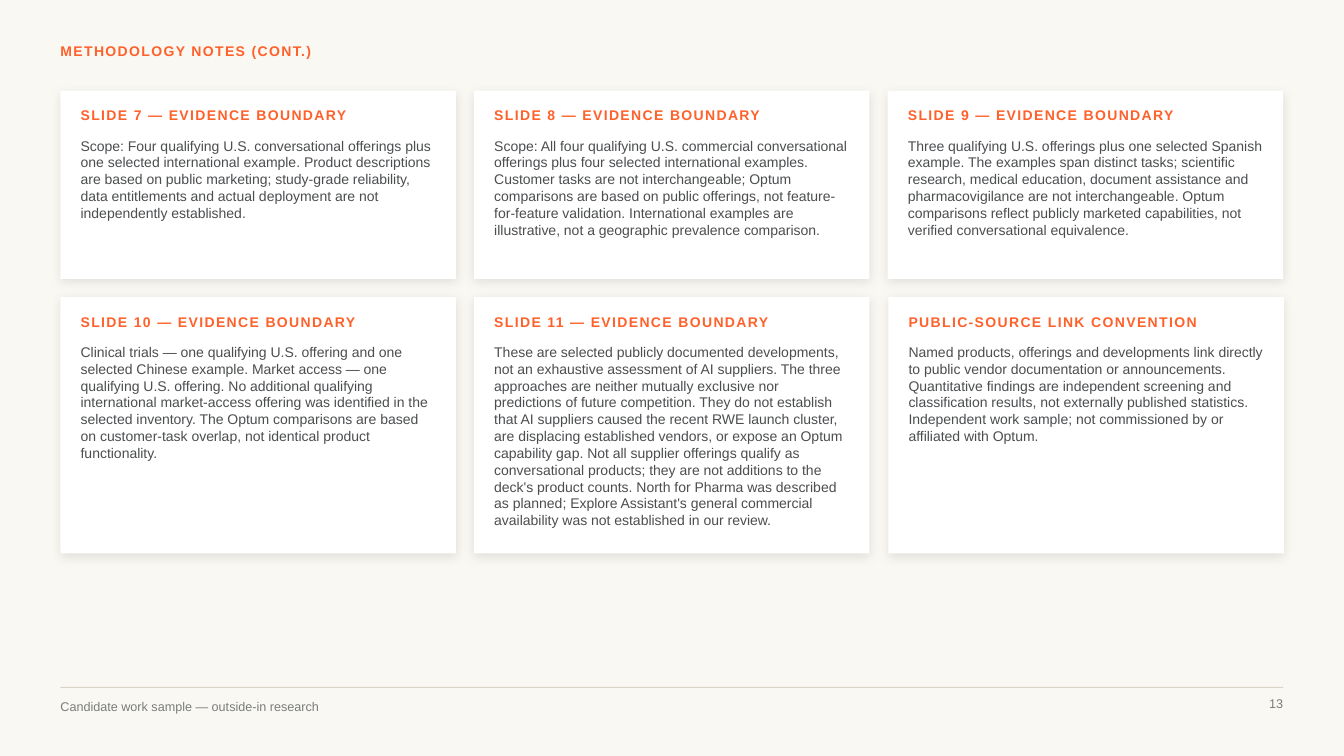
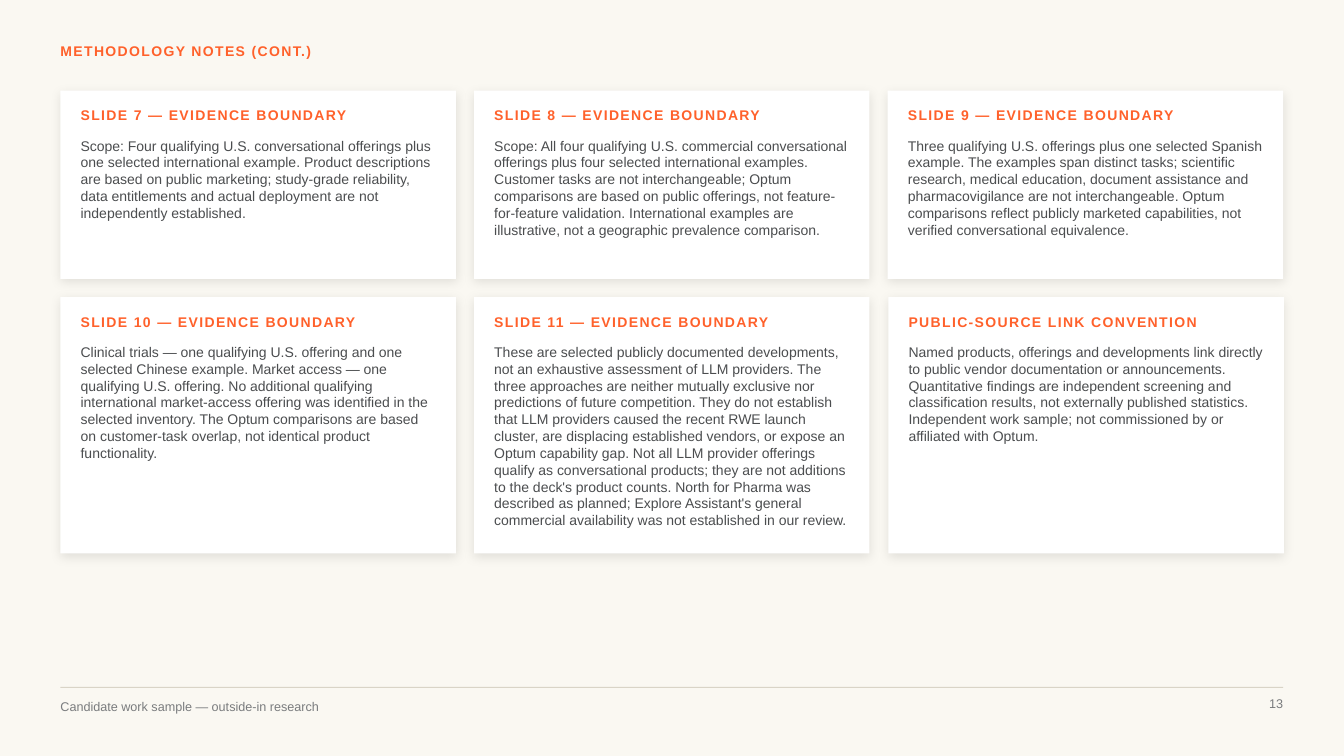
Before and after one commit to marinojt/test, a slide deck: slide 13 of deck/Optum-LS-Conversational-AI-sourced.pptx. Drawn at 1344x756 pixels with LibreOffice and Linux fonts; fonts in the diff are those of the drawing. Boxes give left, top, right and bottom in pixels: in the first picture for what was removed or moved away, otherwise in the second. Text is boxed around its words. In the diff, an @@ line names an element or a change of style, - is before the commit and + after.

```diff
--- a/deck/Optum-LS-Conversational-AI-sourced.pptx
+++ b/deck/Optum-LS-Conversational-AI-sourced.pptx
@@ text at <box>494,347,846,528</box>: text changed @@
-These are selected publicly documented developments, not an exhaustive assessment of AI suppliers. The three approaches are neither mutually exclusive nor predictions of future competition. They do not establish that AI suppliers caused the recent RWE launch cluster, are displacing established vendors, or expose an Optum capability gap. Not all supplier offerings qualify as conversational products; they are not additions to the deck's product counts. North for Pharma was described as planned; Explore Assistant's general commercial availability was not established in our review.
+These are selected publicly documented developments, not an exhaustive assessment of LLM providers. The three approaches are neither mutually exclusive nor predictions of future competition. They do not establish that LLM providers caused the recent RWE launch cluster, are displacing established vendors, or expose an Optum capability gap. Not all LLM provider offerings qualify as conversational products; they are not additions to the deck's product counts. North for Pharma was described as planned; Explore Assistant's general commercial availability was not established in our review.
```
Also in this commit, not shown: 3 other slides changed, 5 other files.
